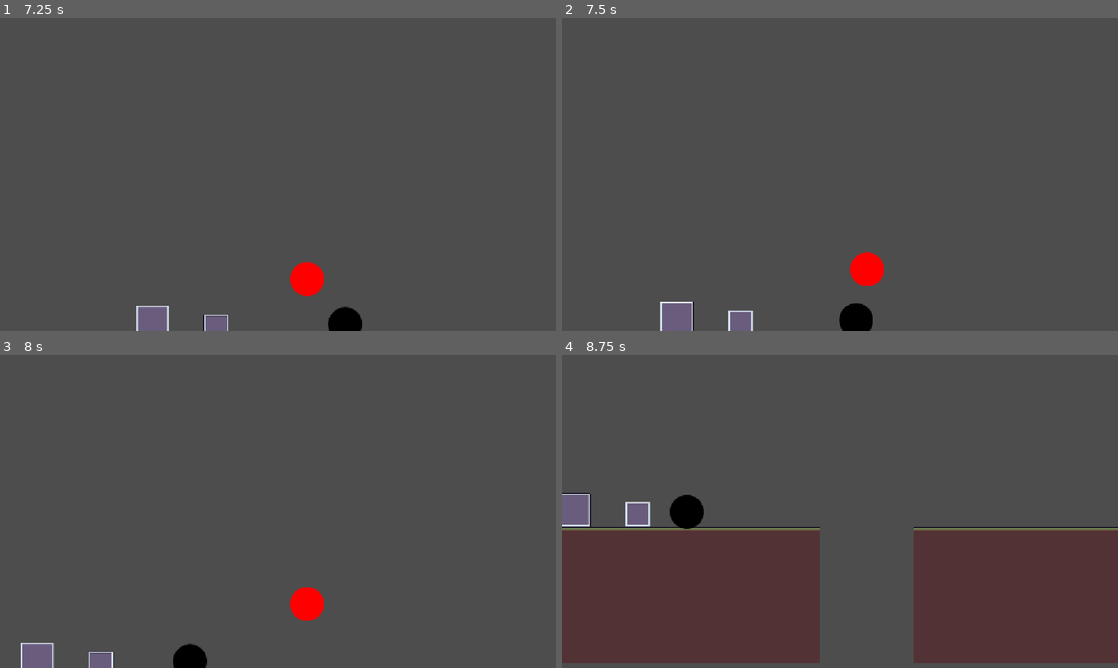
Above: before the commit, frames 1-4 (two rows, left to right).
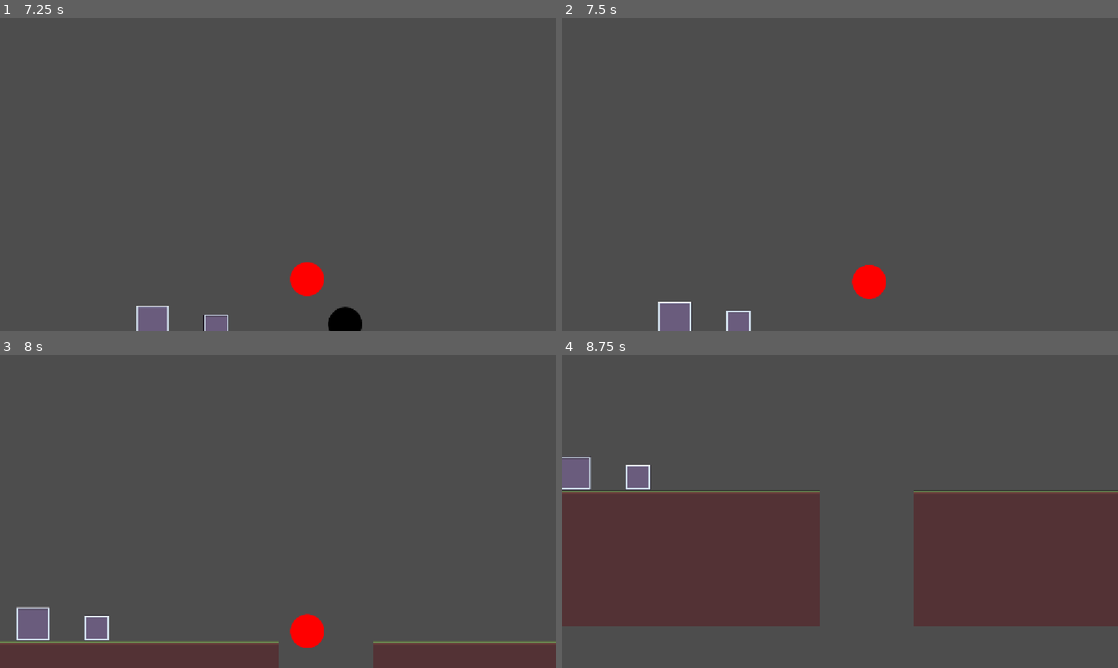
Above: after the commit, the same moments.

Repository: nf12pro/bounceback
Game: Godot game, scene res://scenes/testing_scene.tscn
Two runs of this game, one before a commit and one after it. Both use one fixed random seed, a clock stepped at 60 frames per second and the inputs below.
Inputs:
- Up to frame 1 (7.25 s): hold W (jump) 0.53-1.28 s; hold D (move_right) 0.53-2.03 s; tap W (jump) at 1.35, 1.52, 1.82, 2.85, 3.02, 3.32, 4.35, 4.52, 4.82, 5.85, 6.02, 6.32 s; hold W (jump) 2.03-2.78 s; hold A (move_left) 2.03-4.28 s; hold W (jump) 3.53-4.28 s; hold D (move_right) from 4.28 s (still down); hold W (jump) 5.03-5.78 s; hold W (jump) from 6.53 s (still down)
- Up to frame 2 (7.5 s): keep holding D (move_right); release W (jump) at 7.28 s; tap W (jump) at 7.35 s
- Up to frame 3 (8 s): keep holding D (move_right); tap W (jump) at 7.52, 7.82 s
- Up to frame 4 (8.75 s): release D (move_right) at 8.03 s; hold A (move_left) from 8.03 s (still down); hold W (jump) from 8.03 s (still down)

Frame 1 is identical in both runs. In frame 2, 1.2% of the frame differs, in the area x 17-59%, y 74-100%; in frame 3, 8.8%; in frame 4, 21%, in the area x 0-100%, y 32-99%.

Commit message:
Player can damage enemies

Diff:
--- a/project.godot
+++ b/project.godot
@@ -51,10 +51,14 @@
 
 [layer_names]
 
-2d_physics/layer_1="Player"
-2d_physics/layer_2="Enemies"
+2d_physics/layer_1="Player Physics"
+2d_physics/layer_2="Enemy Physics"
 2d_physics/layer_3="Walls"
 2d_physics/layer_4="Floor"
+2d_physics/layer_5="Player Hitbox"
+2d_physics/layer_6="Player Hurtbox"
+2d_physics/layer_7="Enemy Hitbox"
+2d_physics/layer_8="Enemy Hurtbox"
 
 [physics]
 
--- a/scenes/basic_enemy.tscn
+++ b/scenes/basic_enemy.tscn
@@ -45,12 +45,15 @@
 collision_mask = 8
 
 [node name="hitbox" type="Area2D" parent="." unique_id=198080231]
-collision_layer = 2
+collision_layer = 64
+collision_mask = 32
 
 [node name="collision_shape_2d" type="CollisionShape2D" parent="hitbox" unique_id=562379591]
 shape = SubResource("CircleShape2D_hv2ic")
 
 [node name="hurtbox" type="Area2D" parent="." unique_id=68755240]
+collision_layer = 128
+collision_mask = 16
 
 [node name="collision_shape_2d" type="CollisionShape2D" parent="hurtbox" unique_id=636536517]
 position = Vector2(0, -27)
--- a/scenes/player.tscn
+++ b/scenes/player.tscn
@@ -21,12 +21,21 @@
 [sub_resource type="CircleShape2D" id="CircleShape2D_6esg4"]
 radius = 29.068884
 
+[sub_resource type="RectangleShape2D" id="RectangleShape2D_qhqgy"]
+size = Vector2(56, 10)
+
 [sub_resource type="CircleShape2D" id="CircleShape2D_hv2ic"]
 radius = 29.068884
 
 [node name="player" type="CharacterBody2D" unique_id=615595234]
 collision_mask = 14
 script = ExtResource("1_g2els")
+max_speed = null
+acceleration = null
+friction = null
+jump_force = null
+bounce_force = null
+health = null
 
 [node name="animated_sprite" type="AnimatedSprite2D" parent="." unique_id=2085433902]
 sprite_frames = SubResource("SpriteFrames_8ju1m")
@@ -35,14 +44,19 @@
 shape = SubResource("CircleShape2D_6esg4")
 
 [node name="hitbox" type="Area2D" parent="." unique_id=1594966166]
+collision_layer = 16
+collision_mask = 128
 
 [node name="collision_shape_2d" type="CollisionShape2D" parent="hitbox" unique_id=2125222051]
-shape = SubResource("CircleShape2D_hv2ic")
+position = Vector2(0, 29)
+shape = SubResource("RectangleShape2D_qhqgy")
 
 [node name="hurtbox" type="Area2D" parent="." unique_id=1054936113]
-collision_mask = 2
+collision_layer = 32
+collision_mask = 64
 
 [node name="collision_shape_2d" type="CollisionShape2D" parent="hurtbox" unique_id=814764680]
 shape = SubResource("CircleShape2D_hv2ic")
 
+[connection signal="area_entered" from="hitbox" to="." method="_on_hitbox_area_entered"]
 [connection signal="area_entered" from="hurtbox" to="." method="_on_hurtbox_area_entered"]
--- a/scripts/basic_enemy.gd
+++ b/scripts/basic_enemy.gd
@@ -1,4 +1,8 @@
 extends CharacterBody2D
+
+#region Basic Variables
+var health: int = 1
+#endregion
 
 #region Movement
 @export var speed: float = 100.0
@@ -12,6 +16,7 @@
 @export var damage: int = 1
 #endregion
 
+#region Movement
 func _ready() -> void:
 	direction = start_direction
 	floor_detector.position.x = abs(floor_detector.position.x) * direction
@@ -30,3 +35,11 @@
 	direction *= -1
 	floor_detector.position.x = abs(floor_detector.position.x) * direction
 	floor_detector.force_raycast_update()
+#endregion
+
+#region Health
+func take_damage(enemy_damage):
+	health -= enemy_damage
+	if health <= 0:
+		queue_free()
+#endregion
--- a/scripts/player.gd
+++ b/scripts/player.gd
@@ -4,7 +4,11 @@
 @export var max_speed: float = 300.0
 @export var acceleration: float = 1500.0
 @export var friction: float = 1200.0
+
 @export var jump_force: float = -400.0
+@export var stomp_force: float = -150.0
+
+@export var damage: int = 1
 
 var input_direction: float = 0.0
 #endregion
@@ -16,6 +20,7 @@
 @onready var hurtbox = $hurtbox
 #endregion
 
+#region Movement
 func _physics_process(delta: float) -> void:
 	if not is_on_floor():
 		velocity.y += Global.gravity * delta
@@ -33,7 +38,9 @@
 
 	if event.is_action("move_left") or event.is_action("move_right"):
 		input_direction = Input.get_axis("move_left", "move_right")
+#endregion
 
+#region Taking Damage
 func _on_hurtbox_area_entered(area: Area2D) -> void:
 	var enemy_damage = area.get_parent().damage
 	take_damage(enemy_damage)
@@ -41,3 +48,12 @@
 func take_damage(enemy_damage):
 	health -= enemy_damage
 	print(health)
+	# Respawn Logic TBD
+#endregion
+
+func _on_hitbox_area_entered(area: Area2D) -> void:
+	var enemy = area.get_parent()
+	var stomping = velocity.y > 0 and global_position.y < enemy.global_position.y
+	if stomping and enemy.has_method("take_damage"):
+		velocity.y = stomp_force
+		enemy.take_damage(damage)
